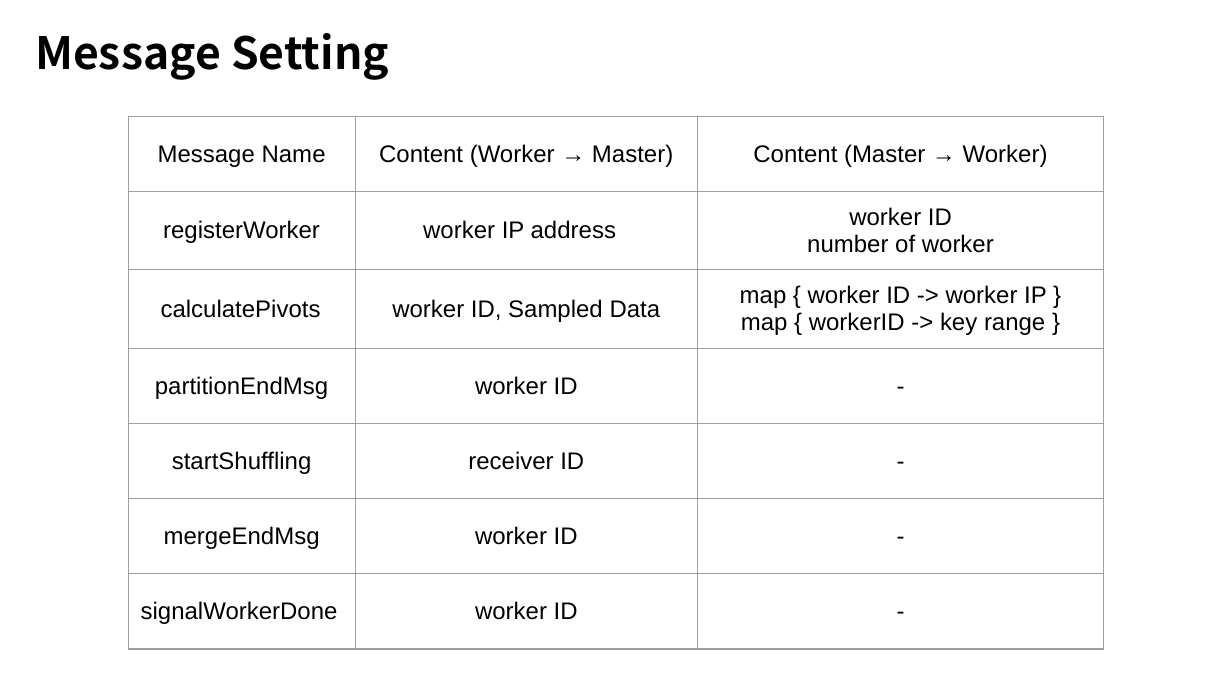
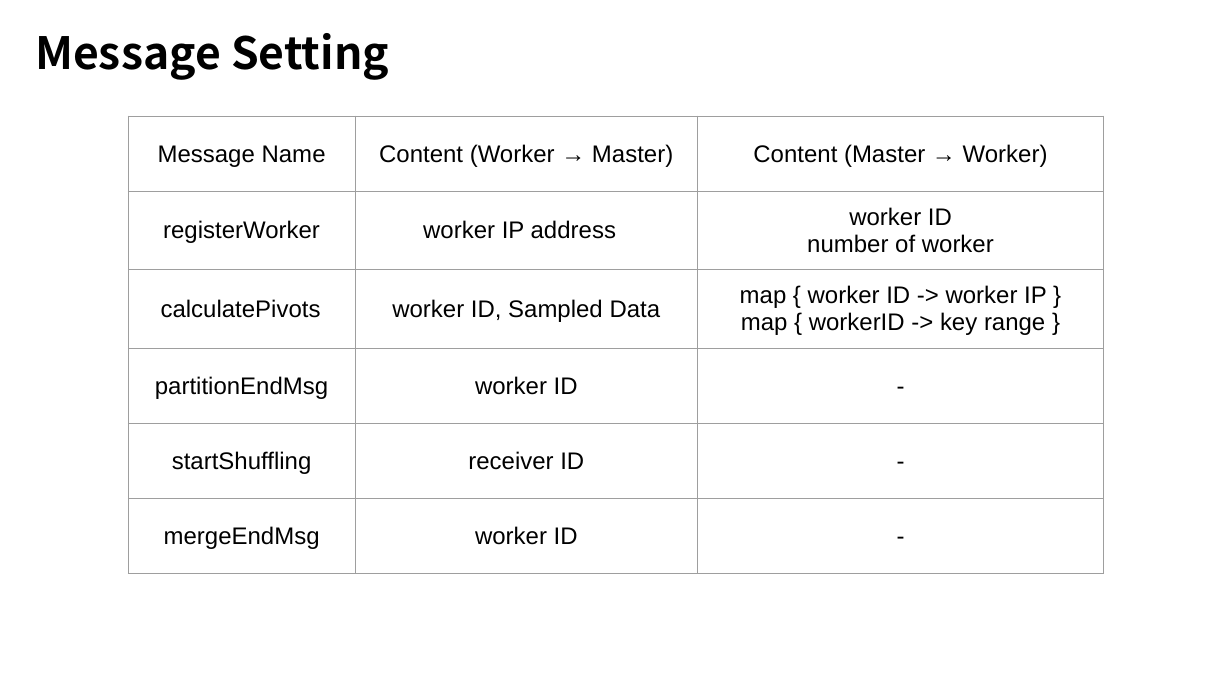
Before and after one commit to komseok0109/332project, a slide deck: slide 7 of documents/Progress_Presentation_team_White.pptx. Drawn at 1232x693 pixels with LibreOffice and Linux fonts; fonts in the diff are those of the drawing. Boxes give left, top, right and bottom in pixels: in the first picture for what was removed or moved away, otherwise in the second. Text is boxed around its words. In the diff, an @@ line names an element or a change of style, - is before the commit and + after.

```diff
--- a/documents/Progress_Presentation_team_White.pptx
+++ b/documents/Progress_Presentation_team_White.pptx
@@ table at (128, 116, 1103, 580) @@
-row 7: signalWorkerDone | worker ID | -
```
Also in this commit, not shown: 1 other slide changed.
